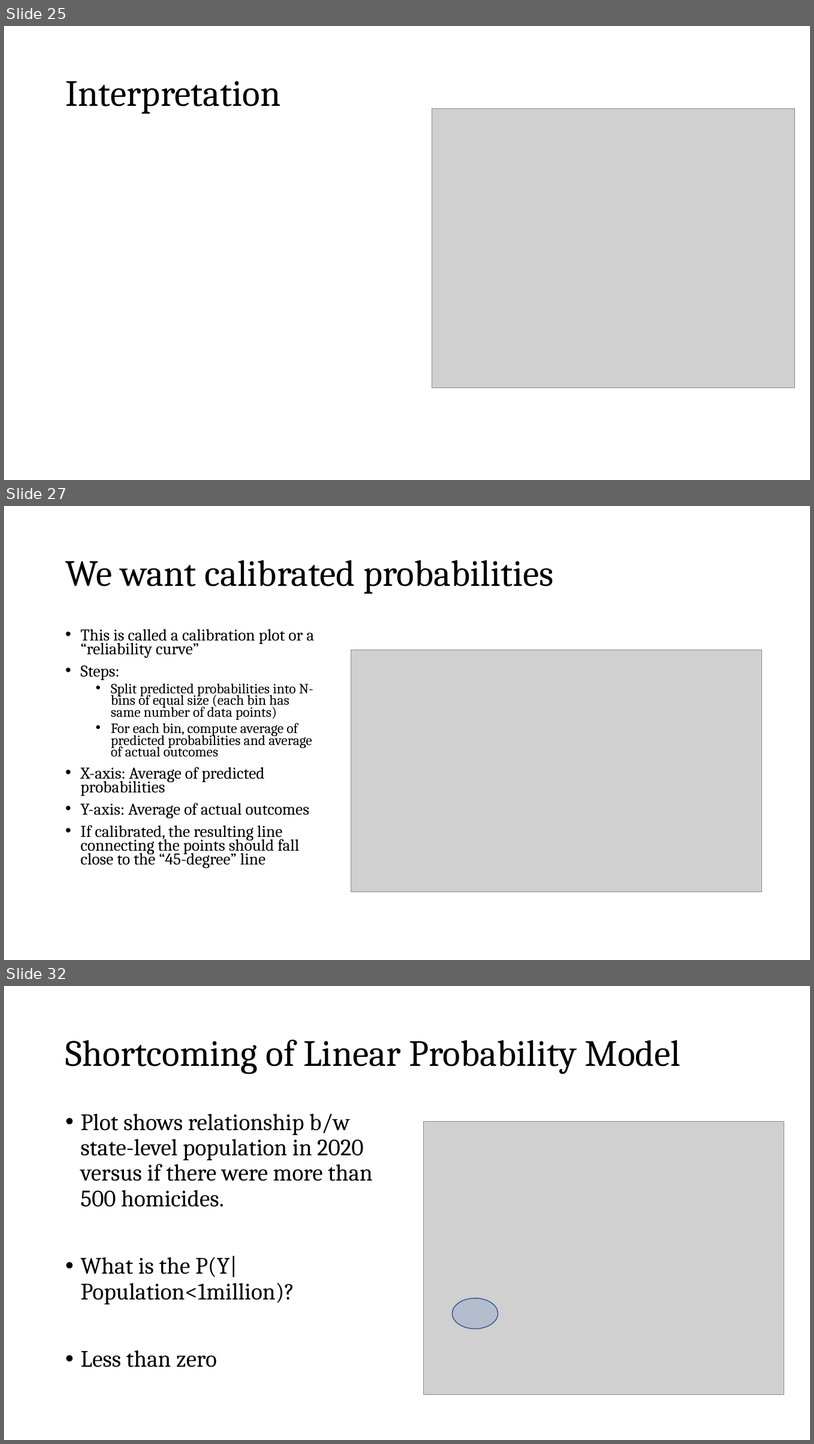
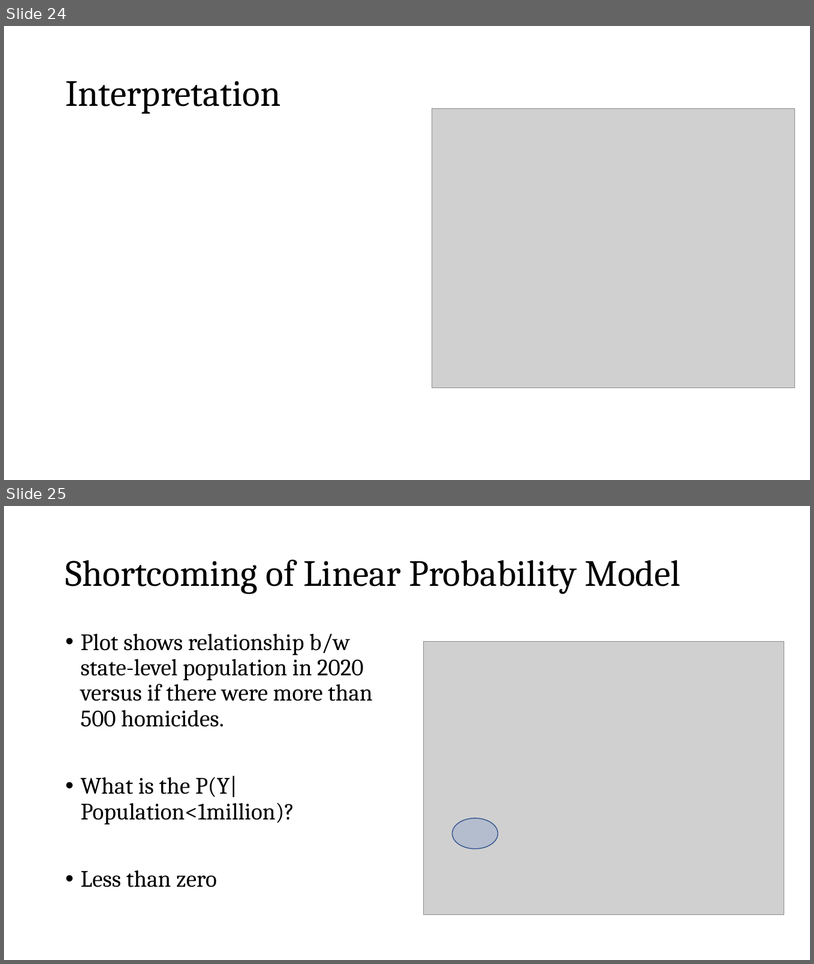
Before and after one commit to zjelveh/zjelveh.github.io, a slide deck: files/inst414_spring2026/lectures/lecture_6b_regression.pptx. Shown one above the other, each under a label of ours: slides 25, 27 and 32 before the commit, slides 24 and 25 after it; the slides between them are not shown. The pictures are 814x1444 and 814x964 pixels, drawn with LibreOffice and Linux fonts; fonts in the diff are those of the drawing; grey boxes stand for pictures. Boxes give left, top, right and bottom in pixels: in the first picture for what was removed or moved away, otherwise in the second. Text is boxed around its words. In the diff, an @@ line names an element or a change of style, - is before the commit and + after.

```diff
--- a/files/inst414_spring2026/lectures/lecture_6b_regression.pptx
+++ b/files/inst414_spring2026/lectures/lecture_6b_regression.pptx
@@ slide 27 removed at [4,506,810,960], background #FFFFFF @@
@@ title removed at [65,560,554,594] @@
-We want calibrated probabilities
@@ text removed at [81,629,314,868] @@
-• This is called a calibration plot or a “reliability curve”
-• Steps:
-  • Split predicted probabilities into N-bins of equal size (each bin has same number of data points)
-  • For each bin, compute average of predicted probabilities and average of actual outcomes
-• X-axis: Average of predicted probabilities
-• Y-axis: Average of actual outcomes
-• If calibrated, the resulting line connecting the points should fall close to the “45-degree” line
@@ picture removed at [351,650,762,892] @@
@@ what was slide 25 is now slide 24 @@
@@ what was slide 32 is now slide 25 @@
```
Also in this commit, not shown: 1 slide changed, 12 other slides removed.
